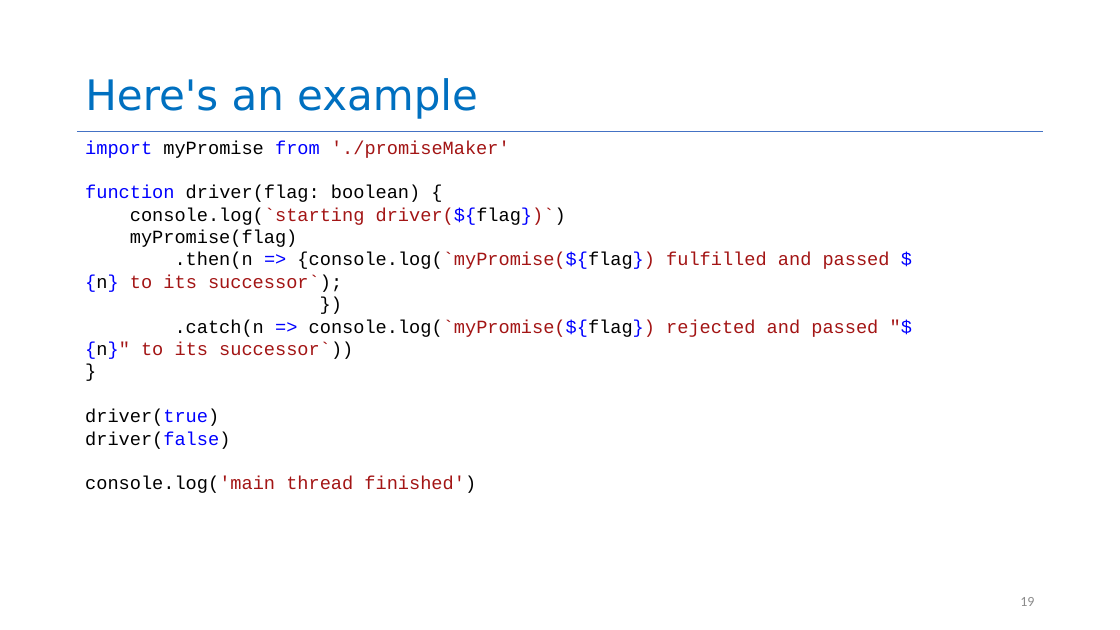
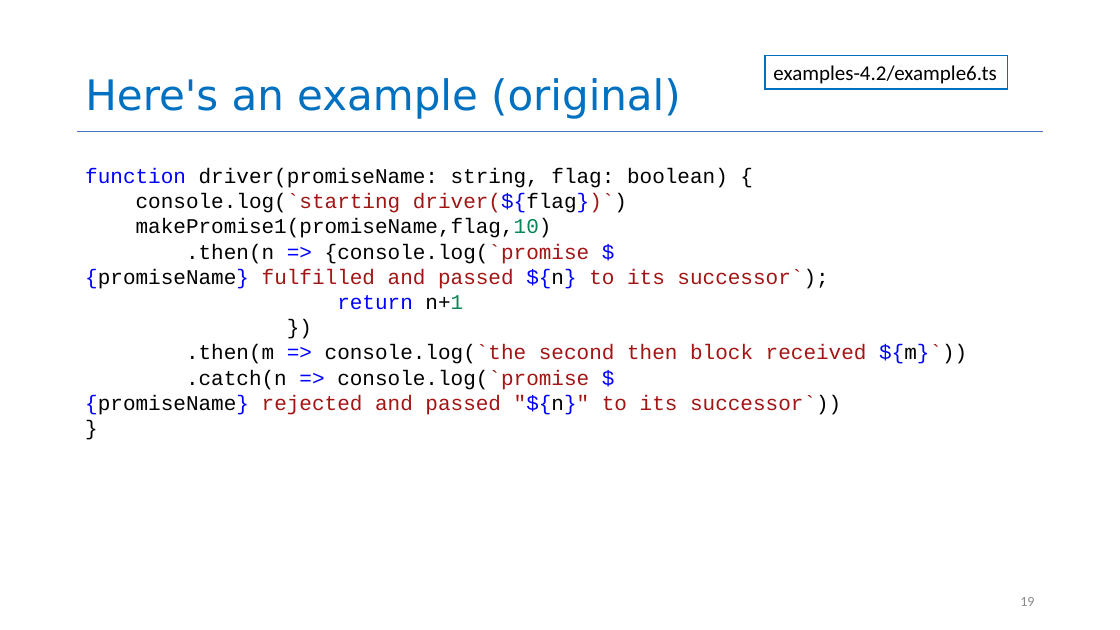
Before and after one commit to neu-se/CS4530-CS5500-Spring-2021, a slide deck: slide 19 of Slides/Lesson 4.2 Promises that Fail and Async.pptx. Drawn at 1120x630 pixels with LibreOffice and Linux fonts; fonts in the diff are those of the drawing. Boxes give left, top, right and bottom in pixels: in the first picture for what was removed or moved away, otherwise in the second. Text is boxed around its words. In the diff, an @@ line names an element or a change of style, - is before the commit and + after.

```diff
--- a/Slides/Lesson 4.2 Promises that Fail and Async.pptx
+++ b/Slides/Lesson 4.2 Promises that Fail and Async.pptx
@@ rectangle added at (765, 55, 1008, 89), outline #0070C0 1 pt, 18 pt, text #000000 @@
+examples-4.2/example6.ts
@@ title at (85, 78, 681, 119): text changed @@
-Here's an example
+Here's an example (original)
@@ text "function driver(promiseName: string, flag: boolean) ...": place and size @@
-text "function driver(promiseName: string, flag: boolean) ..." at (85, 141, 890, 449)
+text "function driver(promiseName: string, flag: boolean) ..." at (85, 168, 967, 415)
@@ text at (85, 168, 728, 188): text changed; size 16 to 18 pt @@
-import myPromise from './promiseMaker'
-function driver(flag: boolean) {
+function driver(promiseName: string, flag: boolean) {
@@ text at (136, 193, 627, 213): size 16 to 18 pt in "console.log(`starting driver(${flag})`)", "})", "}" @@
@@ text at (85, 218, 828, 310): text changed; size 16 to 18 pt; text colour #A31515 to #000000 @@
-myPromise(flag)
-.then(n => {console.log(`myPromise(${flag}) fulfilled and passed ${n} to its successor`);
+makePromise1(promiseName,flag,10)
+.then(n => {console.log(`promise ${promiseName} fulfilled and passed ${n} to its successor`);
+return n+1
@@ text at (85, 344, 967, 415): text changed; size 16 to 18 pt @@
-.catch(n => console.log(`myPromise(${flag}) rejected and passed "${n}" to its successor`))
+.then(m => console.log(`the second then block received ${m}`))
+.catch(n => console.log(`promise ${promiseName} rejected and passed "${n}" to its successor`))
@@ text at (85, 409, 230, 449): paragraphs removed @@
-driver(true)
-driver(false)
-console.log('main thread finished')
```
Also in this commit, not shown: 13 other slides changed, 5 slides added, 2 slides removed, 1 other file.
